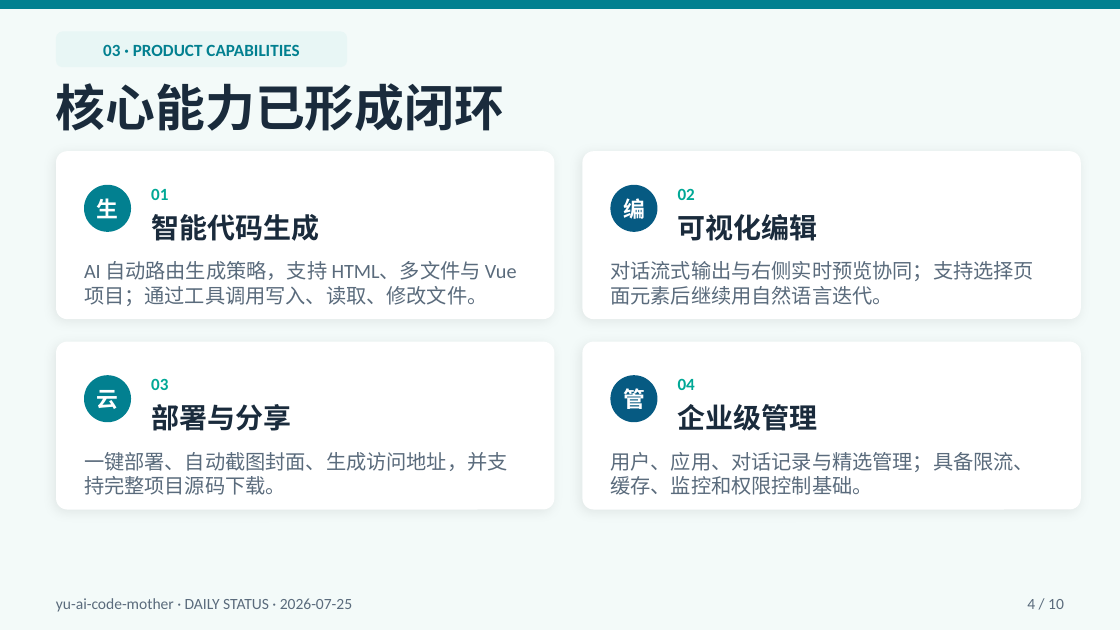
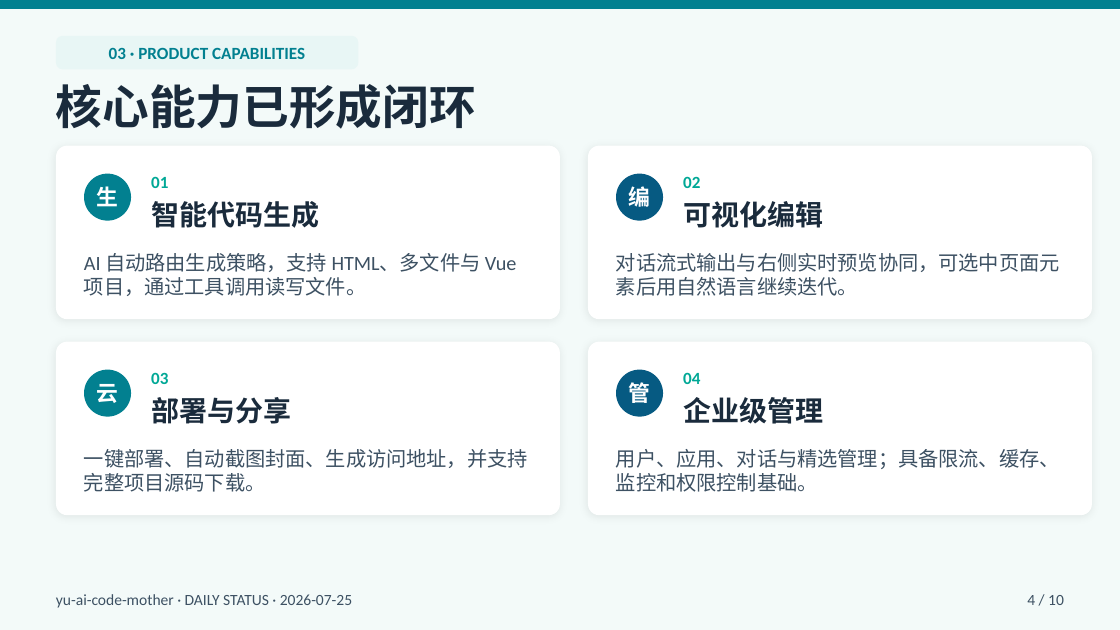
Before and after one commit to liyupi/yu-ai-code-mother, a slide deck: slide 4 of docs/reports/project-status-2026-07-25.pptx. Drawn at 1120x630 pixels with LibreOffice and Linux fonts; fonts in the diff are those of the drawing. Boxes give left, top, right and bottom in pixels: in the first picture for what was removed or moved away, otherwise in the second. Text is boxed around its words. In the diff, an @@ line names an element or a change of style, - is before the commit and + after.

```diff
--- a/docs/reports/project-status-2026-07-25.pptx
+++ b/docs/reports/project-status-2026-07-25.pptx
@@ text "03 · PRODUCT CAPABILITIES" moved from (x1=103, y1=44, x2=299, y2=56) to (x1=109, y1=47, x2=305, y2=59) @@
@@ rounded rectangle resized from (x1=56, y1=31, x2=347, y2=67) to (x1=56, y1=36, x2=358, y2=69) @@
@@ rounded rectangle at (x1=56, y1=36, x2=358, y2=69): proportions changed @@
@@ text "核心能力已形成闭环" at (x1=56, y1=84, x2=476, y2=129): size 32 to 30 pt @@
@@ rounded rectangle resized from (x1=56, y1=151, x2=554, y2=319) to (x1=56, y1=146, x2=560, y2=319) @@
@@ rounded rectangle resized from (x1=582, y1=151, x2=1081, y2=319) to (x1=588, y1=146, x2=1092, y2=319) @@
@@ 3 texts, 1 ellipse moved together from (x1=84, y1=185, x2=319, y2=241) to (x1=84, y1=174, x2=319, y2=228) @@
@@ 3 texts, 1 ellipse moved together from (x1=610, y1=185, x2=818, y2=241) to (x1=616, y1=174, x2=823, y2=228) @@
@@ text at (x1=84, y1=253, x2=517, y2=296): text changed; text colour #5A6B7C to #3D5163 @@
-AI 自动路由生成策略，支持 HTML、多文件与 Vue 项目；通过工具调用写入、读取、修改文件。
+AI 自动路由生成策略，支持 HTML、多文件与 Vue 项目，通过工具调用读写文件。
@@ text at (x1=616, y1=253, x2=1060, y2=296): text changed; text colour #5A6B7C to #3D5163 @@
-对话流式输出与右侧实时预览协同；支持选择页面元素后继续用自然语言迭代。
+对话流式输出与右侧实时预览协同，可选中页面元素后用自然语言继续迭代。
@@ rounded rectangle resized from (x1=56, y1=342, x2=554, y2=510) to (x1=56, y1=342, x2=560, y2=515) @@
@@ shadow changed; proportions changed in 4 elements at (x1=56, y1=342, x2=560, y2=515), (x1=56, y1=146, x2=560, y2=319), (x1=588, y1=146, x2=1092, y2=319), (x1=588, y1=342, x2=1092, y2=515) @@
@@ rounded rectangle resized from (x1=582, y1=342, x2=1081, y2=510) to (x1=588, y1=342, x2=1092, y2=515) @@
@@ 3 texts, 1 ellipse moved together from (x1=84, y1=375, x2=291, y2=431) to (x1=84, y1=370, x2=291, y2=424) @@
@@ 3 texts, 1 ellipse moved together from (x1=610, y1=375, x2=818, y2=431) to (x1=616, y1=370, x2=823, y2=424) @@
@@ text colour #5A6B7C to #3D5163 in 3 elements at (x1=56, y1=594, x2=352, y2=608), (x1=1027, y1=595, x2=1064, y2=605), (x1=84, y1=449, x2=528, y2=492) @@
@@ text at (x1=616, y1=449, x2=1060, y2=492): text changed; text colour #5A6B7C to #3D5163 @@
-用户、应用、对话记录与精选管理；具备限流、缓存、监控和权限控制基础。
+用户、应用、对话与精选管理；具备限流、缓存、监控和权限控制基础。
```
Also in this commit, not shown: 9 other slides changed.
